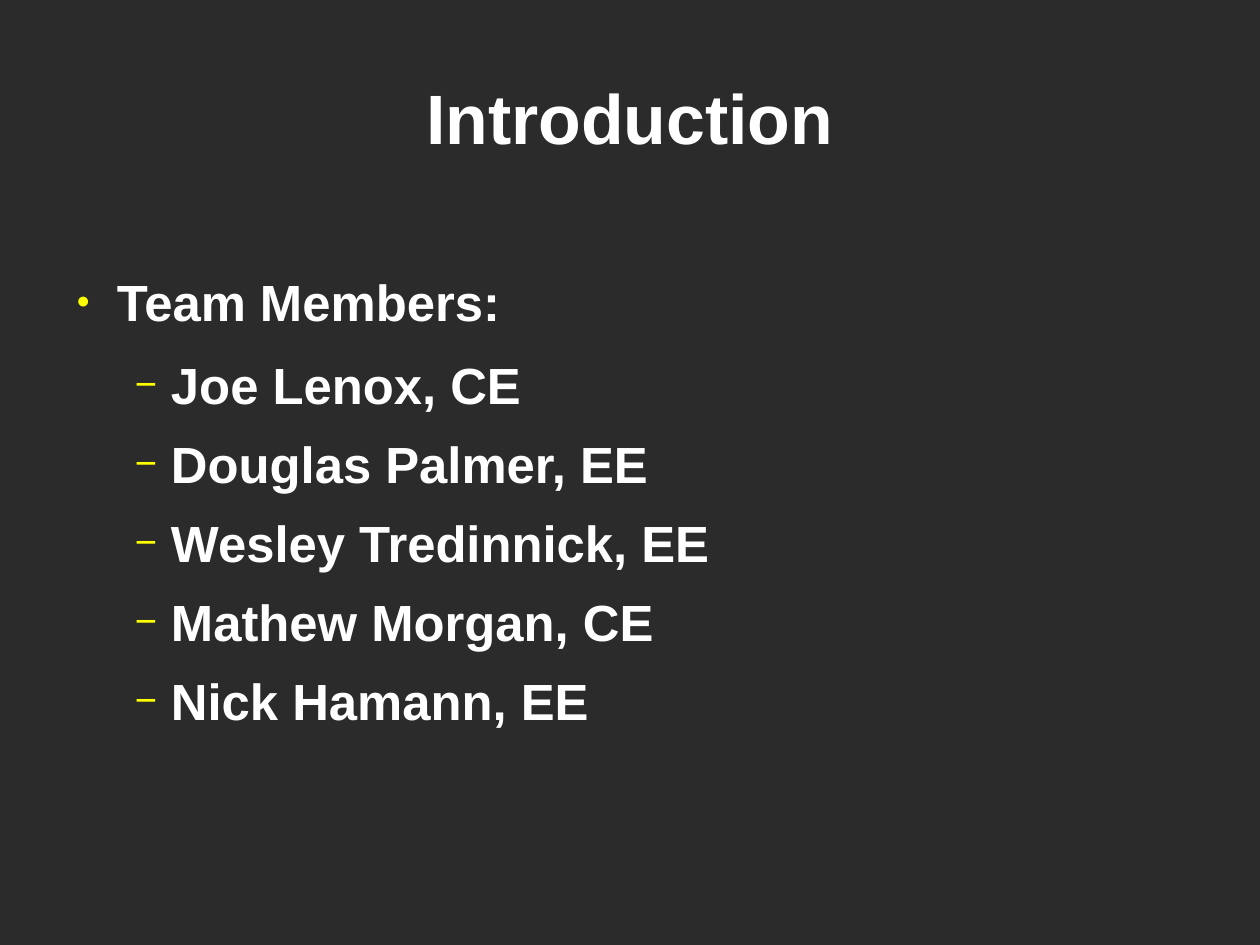
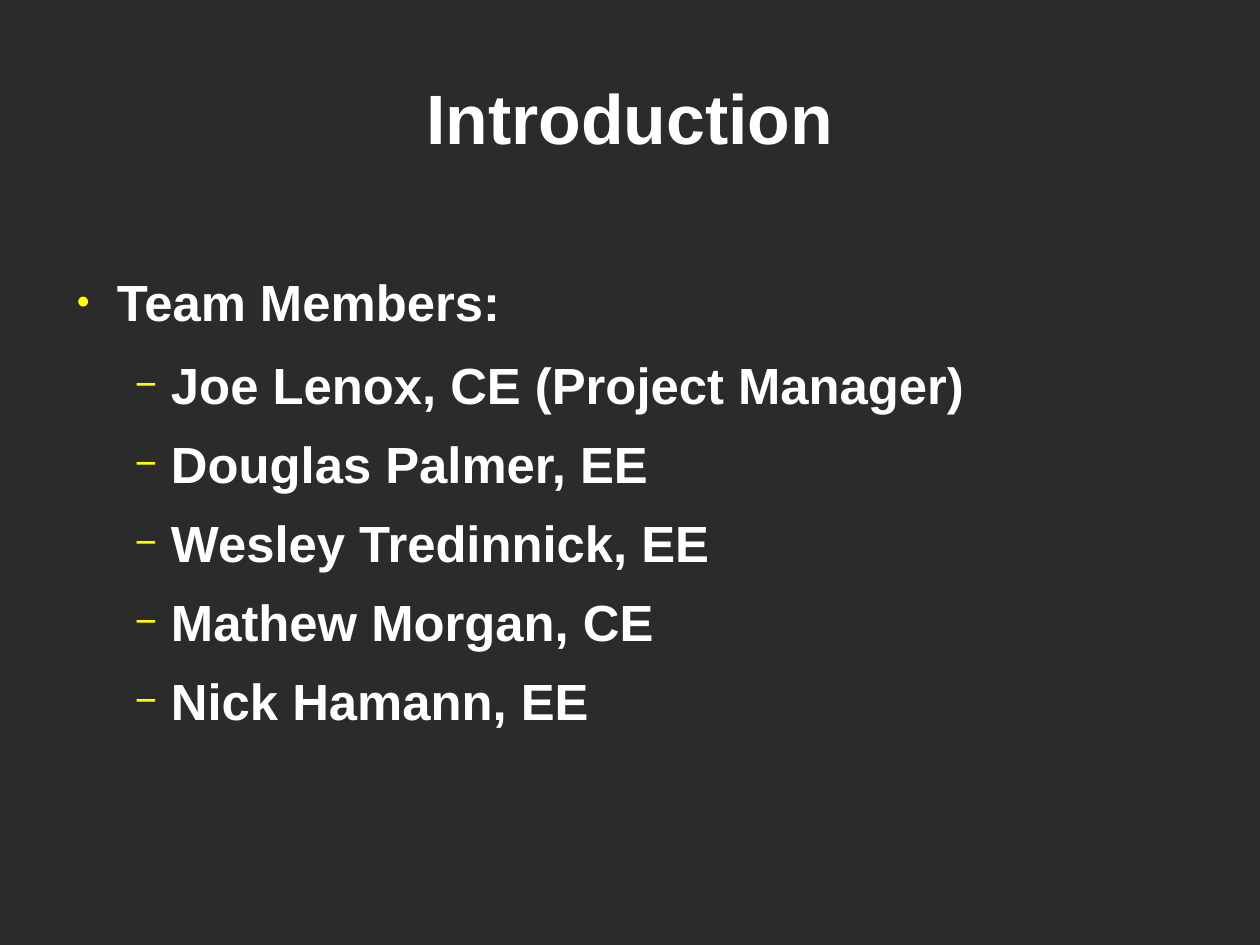
Before and after one commit to lordofhyphens/ece495a, a slide deck: slide 3 of forms/ProgressPresentation.odp. Drawn at 1260x945 pixels with LibreOffice and Linux fonts; fonts in the diff are those of the drawing; background and template pictures are left out; a plain dark background stands for a picture behind light text. Boxes give left, top, right and bottom in pixels: in the first picture for what was removed or moved away, otherwise in the second. Text is boxed around its words. In the diff, an @@ line names an element or a change of style, - is before the commit and + after.

Commit message:
Updated completion totals for my items on the AIL. Updated overview block diagram. Added some slides to the presentation intro and overview items, as well as the RASI.

```diff
--- a/forms/ProgressPresentation.odp
+++ b/forms/ProgressPresentation.odp
@@ text at [171,367,964,415]: text changed @@
-  − Joe Lenox, CE
+  − Joe Lenox, CE (Project Manager)
```
Also in this commit, not shown: 3 other slides changed, 2 slides added, 1 slide removed, 2 other files.
